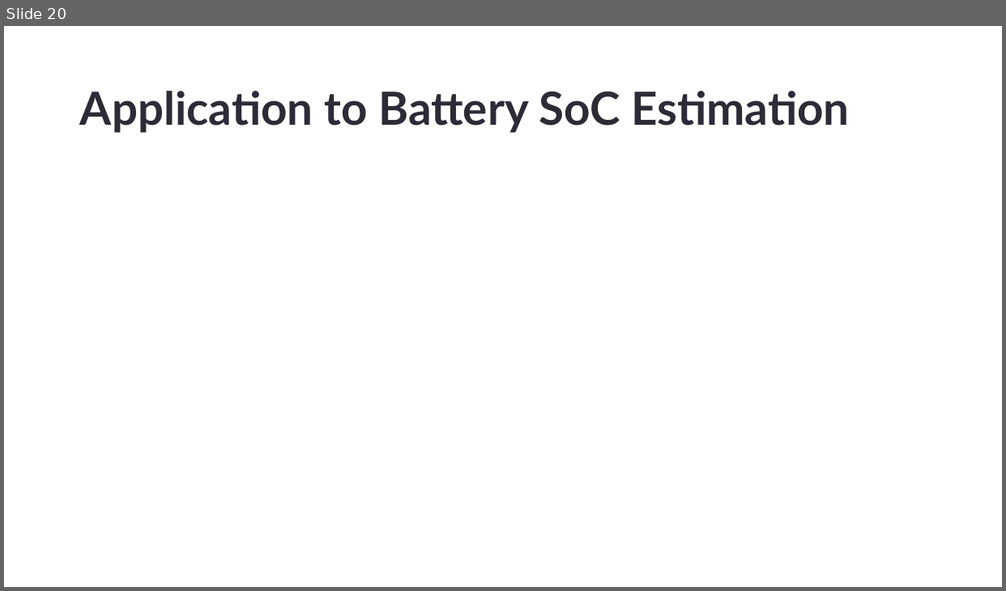
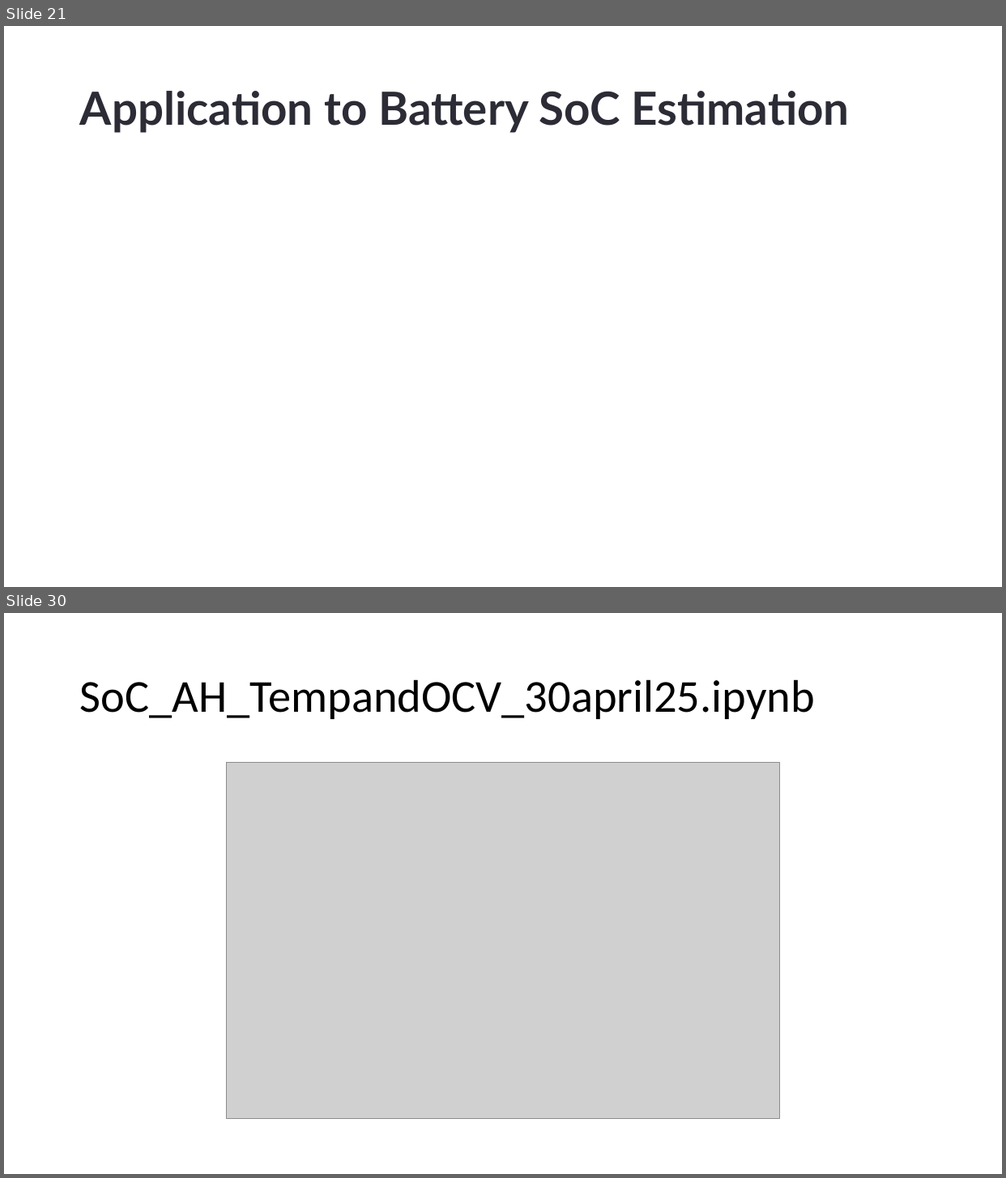
Before and after one commit to DrHammerhead/SoC-estimation, a slide deck: SoC Estimation.pptx. Shown one above the other, each under a label of ours: slide 20 before the commit, slides 21 and 30 after it; the slides between them are not shown. The pictures are 1006x591 and 1006x1178 pixels, drawn with LibreOffice and Linux fonts; fonts in the diff are those of the drawing; grey boxes stand for pictures. Boxes give left, top, right and bottom in pixels: in the first picture for what was removed or moved away, otherwise in the second. Text is boxed around its words. In the diff, an @@ line names an element or a change of style, - is before the commit and + after.

```diff
--- a/SoC Estimation.pptx
+++ b/SoC Estimation.pptx
@@ slide 30 added at (x1=4, y1=613, x2=1002, y2=1174), background #FFFFFF @@
@@ title added at (x1=80, y1=679, x2=815, y2=719), 44 pt, text #000000 @@
+SoC_AH_TempandOCV_30april25.ipynb
@@ picture added at (x1=226, y1=763, x2=780, y2=1119) @@
@@ what was slide 20 is now slide 21 @@
```
Also in this commit, not shown: 8 slides changed, 29 other slides added.
